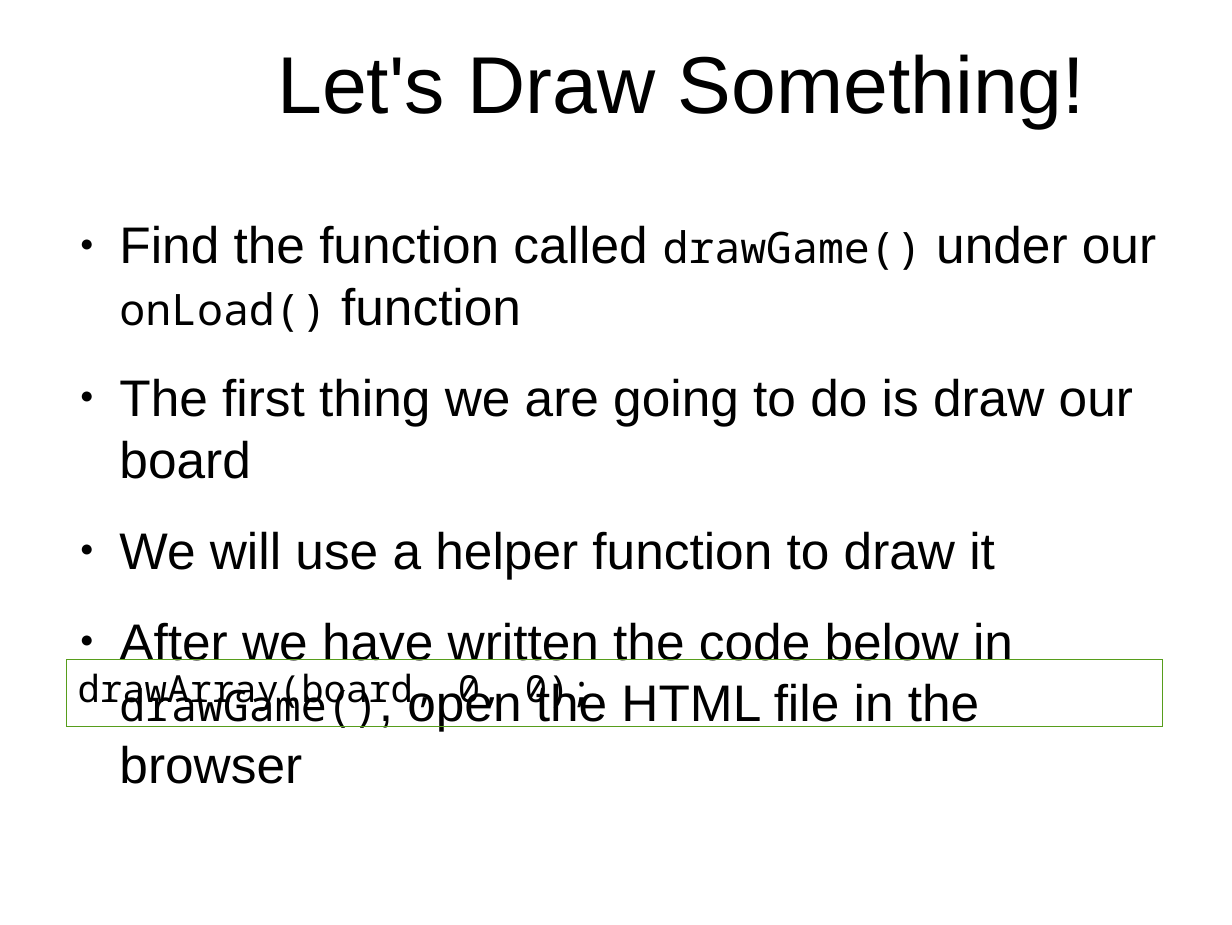
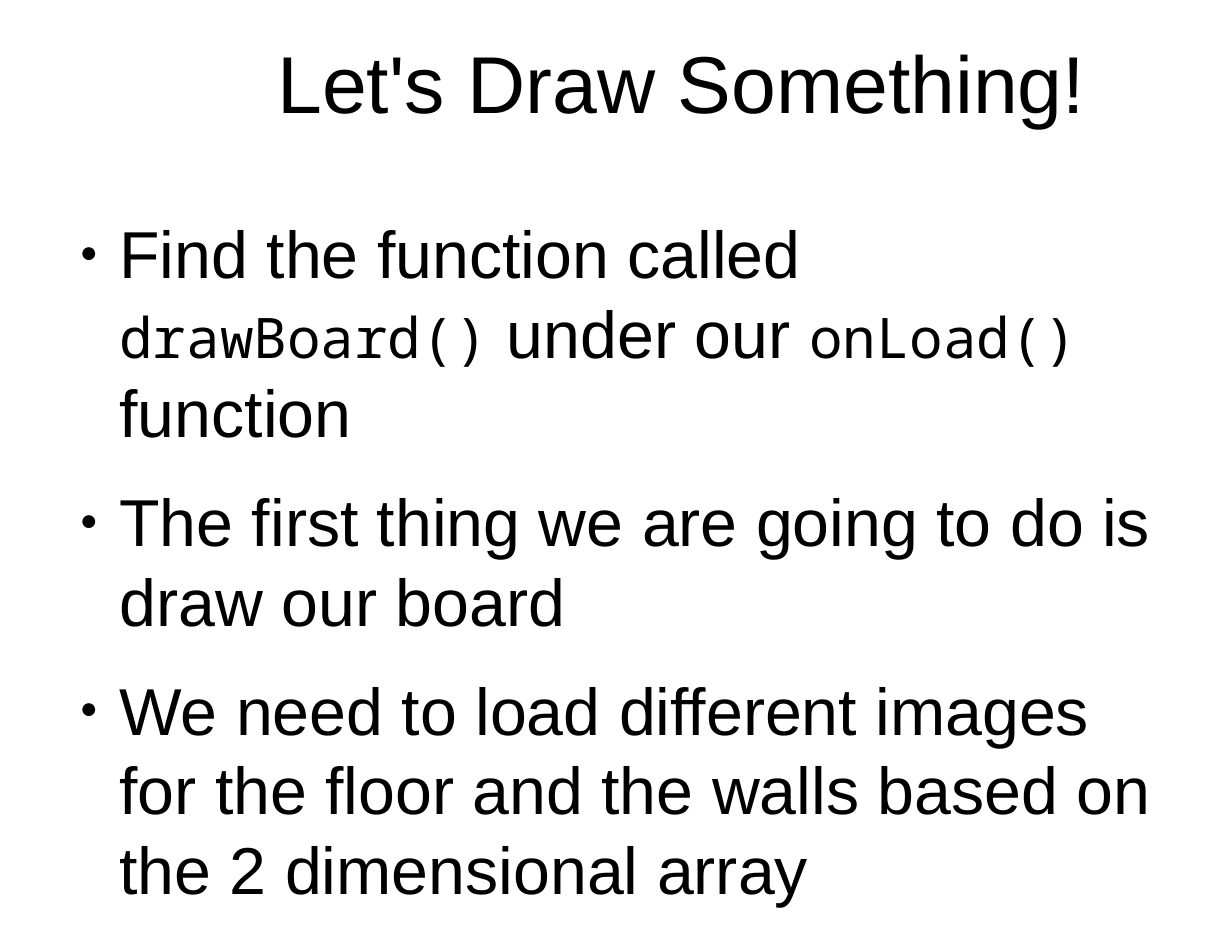
Before and after one commit to originalgrego/Slithers, a slide deck: slide 9 of Slithers - Explorathon 2018.odp. Drawn at 1232x925 pixels with LibreOffice and Linux fonts; fonts in the diff are those of the drawing; background and template pictures are left out. Boxes give left, top, right and bottom in pixels: in the first picture for what was removed or moved away, otherwise in the second. Text is boxed around its words. In the diff, an @@ line names an element or a change of style, - is before the commit and + after.

```diff
--- a/Slithers - Explorathon 2018.odp
+++ b/Slithers - Explorathon 2018.odp
@@ text at [119,230,1077,438]: text changed; size 33.1 to 42.7 pt @@
-● Find the function called drawGame() under our onLoad() function
+● Find the function called drawBoard() under our onLoad() function
@@ text at [119,498,1150,627]: size 33.1 to 42.7 pt in "The first thing we are going to ..." @@
@@ rectangle removed at [67,660,1163,727] @@
-drawArray(board, 0, 0);
@@ text at [119,687,1151,906]: text changed; size 33.1 to 42.7 pt @@
-● We will use a helper function to draw it
-● After we have written the code below in drawGame(), open the HTML file in the browser
+● We need to load different images for the floor and the walls based on the 2 dimensional array
```
Also in this commit, not shown: 5 other slides changed, 1 slide removed, 1 other file.
